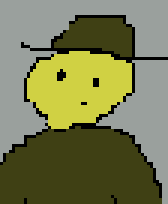
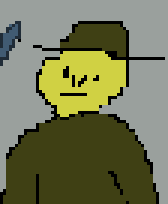
Layers edited between the first and the second 168 × 204 image:
added layer "Layer 6" above "Layer 5" over [0, 15, 168, 204]
